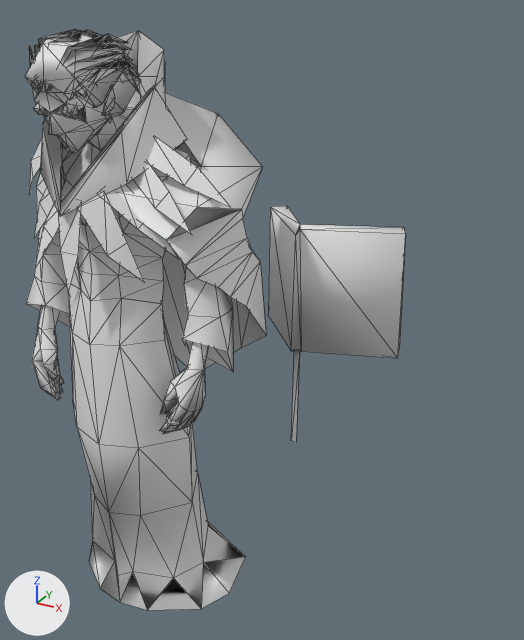
The FBX model content/dota_addons/fateanother/models/zc/gille.FBX, before and after one commit.
The view is the same before and after, from a 50 mm lens placed at (2.01, -2.3, 2.85), pointed at (0.53, 0.4, 1.5). The axes (+X, +Y, +Z) are drawn at lower left. The lights are the same throughout. Mesh edges are drawn as thin lines. Where no turn or scale is listed for an object, it has been applied to the vertices.

Objects in the first picture: 'HighElfMale_Priest1', 'HighElfMale_Priest2', 'HighElfMale_Priest3', 'HighElfMale_Priest4', 'HighElfMale_Priest5'.
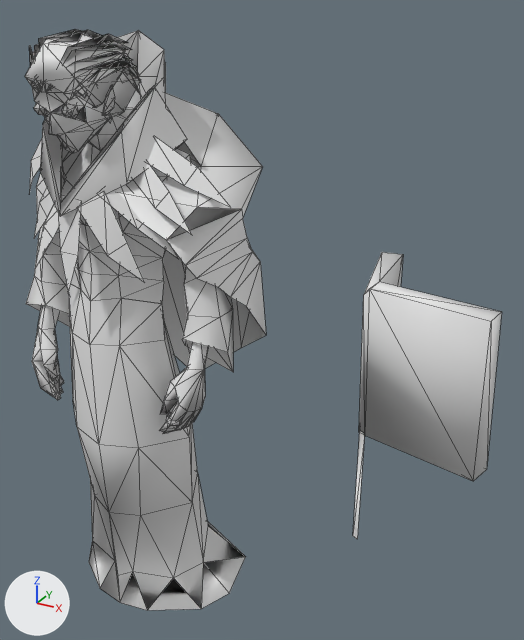
Where the change shows, as pixel boxes (x1, y1, x2, y2) in the pictures (524 x 640 px):
'HighElfMale_Priest3', moved, turned
    before: (269, 206, 406, 442)
    after: (353, 252, 502, 539)

What the commit changed:
Object 'HighElfMale_Priest3' (ob_highelfmale_priest3) turns from (0, 0, 30) to (0, 0, 0) degrees about x, y and z.
Object 'HighElfMale_Priest3' (ob_highelfmale_priest3) moves from (-0.289, -0.171, 0.0) to (0.003, -0.161, 0.0).
